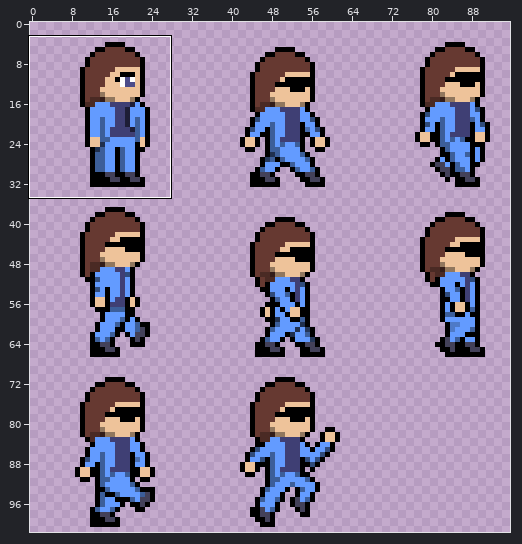
Edited in one commit: sprite sheet (Assets/Sprites/player/player.png). The first picture is a wide view before the edit; the outline marks the close-up.
Close-up. Before:
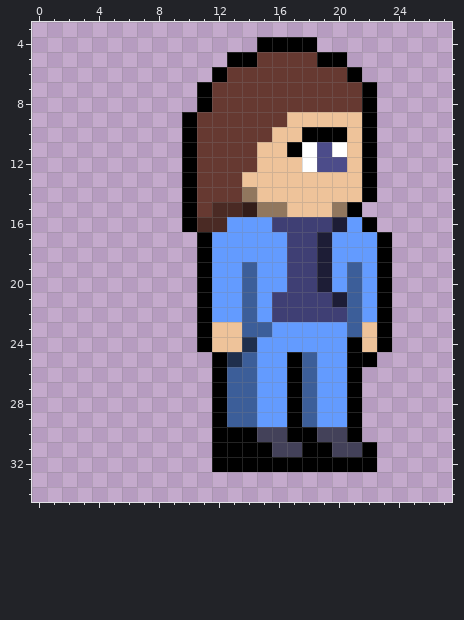
The file is 102x102 pixels. Colours within 5 levels of each other are drawn and written as one. Shown: x 0..27, y 3..34. The wide view leaves out empty margins.
After:
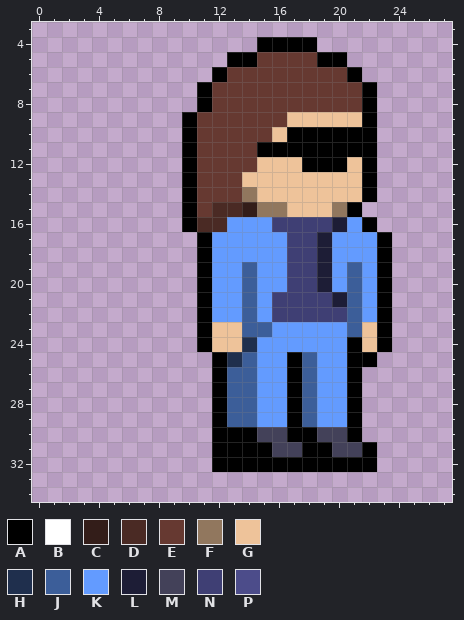
Palette (. is transparent): A #000000  B #ffffff  C #331d19  D #4a2a24  E #663931  F #91775e  G #eec39a  H #1f2f4d  J #3c5e99  K #639bff  L #1d1d36  M #434159  N #3f3f74  P #4c4c8a
Commit message: Fix Player Glasses and add Shopkeeper to game
The exact change:
y 10: x 17 G -> A; x 21 G -> A
y 11: x 15..16 GG -> AA; x 18..21 BPBG -> AAAA
y 12: x 18..20 BPP -> AAA
Where, in picture pixels (left, top, right, bottom), the same in both close-ups:
changed: (257, 127, 362, 172)
